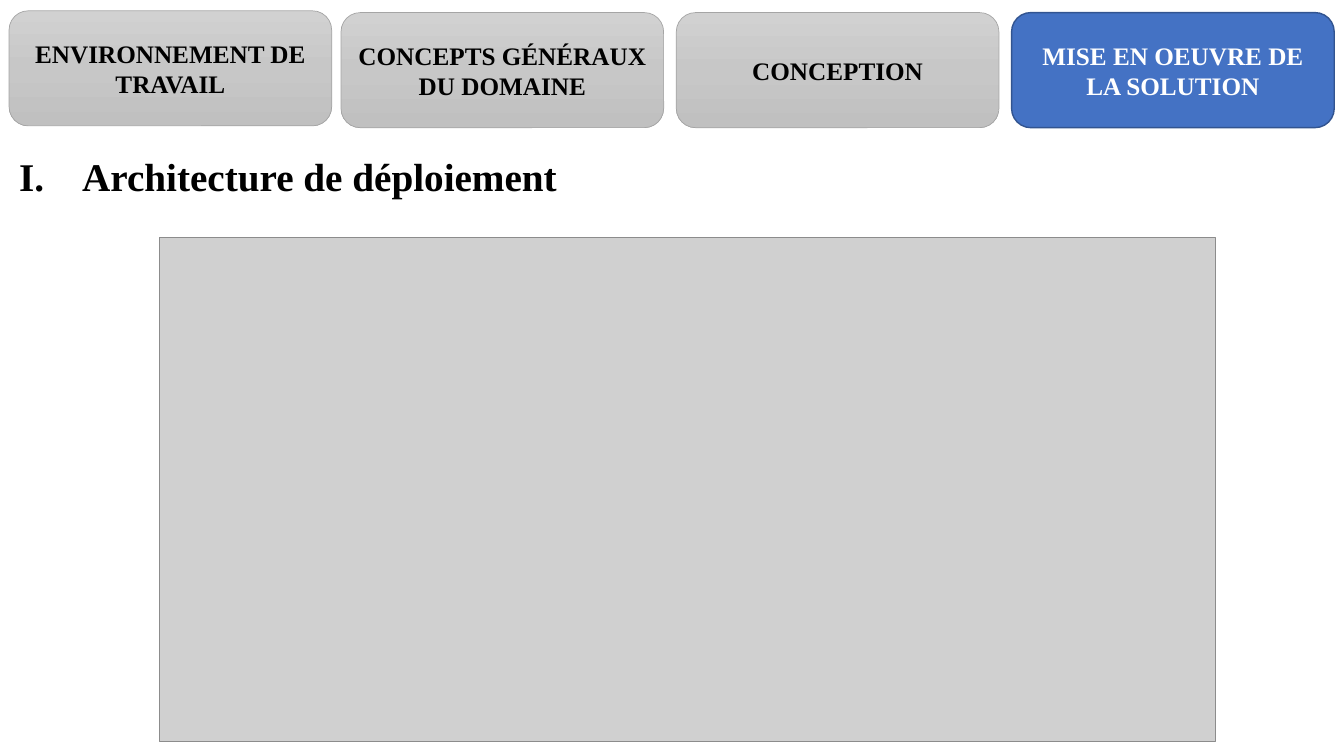
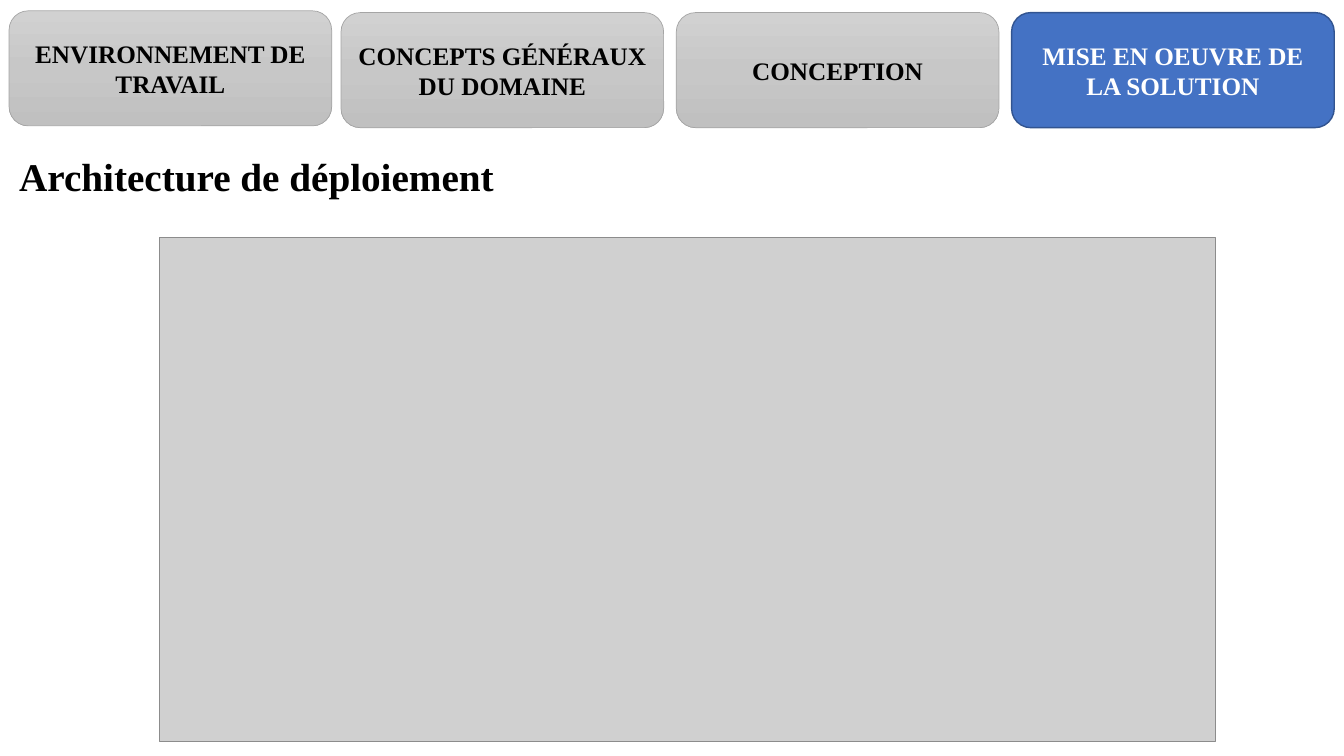
Before and after one commit to melaken/distdocs, a slide deck: slide 25 of Documents/theme/diapo.pptx (slide 24 before the commit). Drawn at 1344x756 pixels with LibreOffice and Linux fonts; fonts in the diff are those of the drawing; grey boxes stand for pictures. Boxes give left, top, right and bottom in pixels: in the first picture for what was removed or moved away, otherwise in the second. Text is boxed around its words. In the diff, an @@ line names an element or a change of style, - is before the commit and + after.

```diff
--- a/Documents/theme/diapo.pptx
+++ b/Documents/theme/diapo.pptx
@@ text "Architecture de déploiement" at bbox=[19, 163, 493, 199]: bullet I. to none @@
```
Also in this commit, not shown: 1 slide added, 6 other files.
